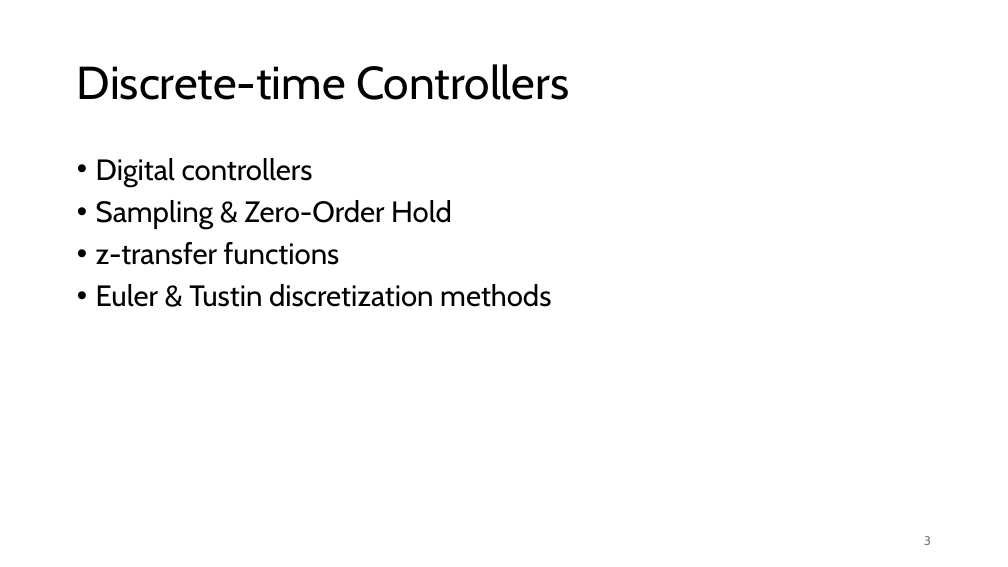
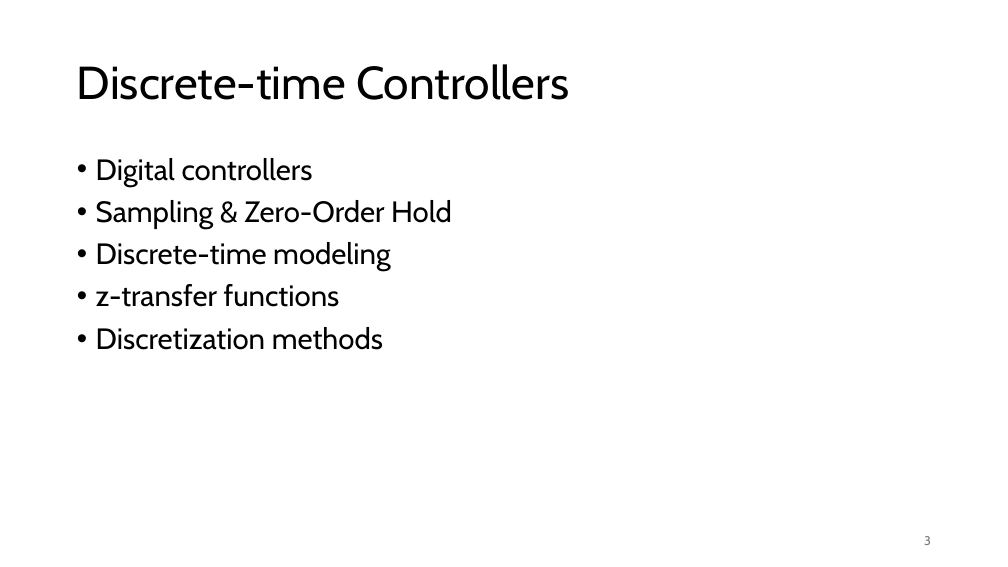
Before and after one commit to FelixWick/control_engineering, a slide deck: slide 3 of slides/6_discrete_controllers.pptx. Drawn at 1008x567 pixels with LibreOffice and Linux fonts; fonts in the diff are those of the drawing. Boxes give left, top, right and bottom in pixels: in the first picture for what was removed or moved away, otherwise in the second. Text is boxed around its words. In the diff, an @@ line names an element or a change of style, - is before the commit and + after.

Commit message:
started with discrete-time systems

```diff
--- a/slides/6_discrete_controllers.pptx
+++ b/slides/6_discrete_controllers.pptx
@@ text at <box>96,242,390,271</box>: paragraph added @@
+• Discrete-time modeling
@@ text at <box>96,327,383,350</box>: text changed @@
-• Euler & Tustin discretization methods
+• Discretization methods
```
Also in this commit, not shown: 4 other slides changed, 16 slides added, 1 slide removed.
